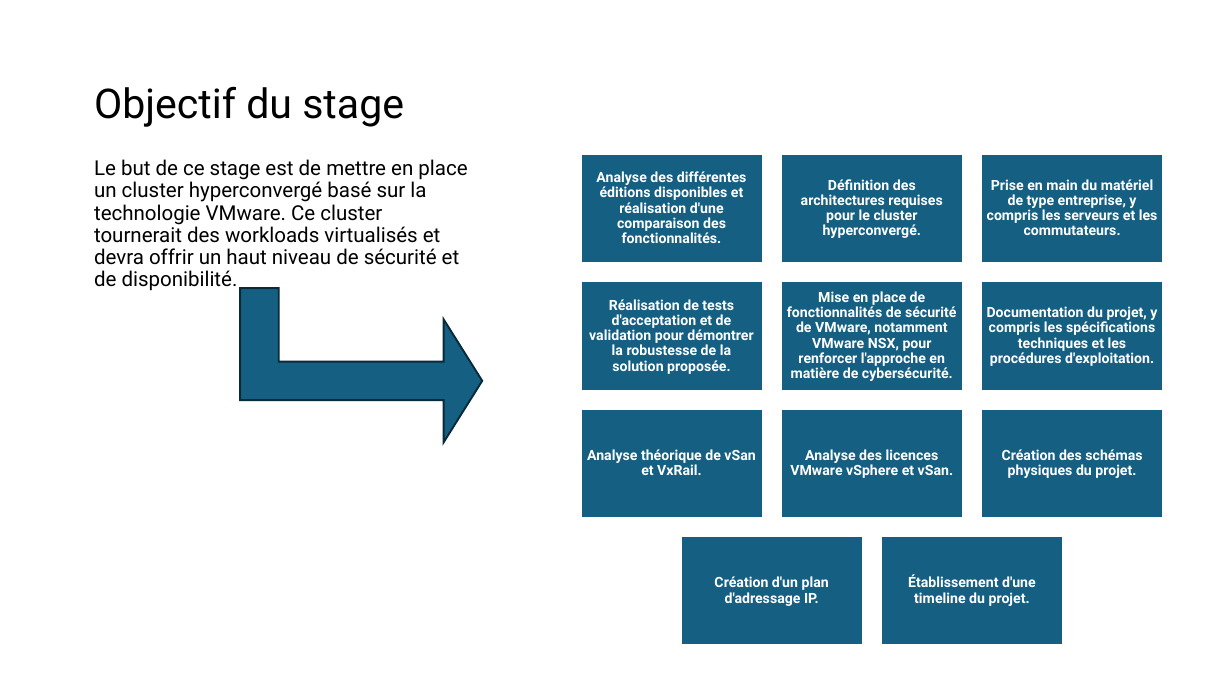
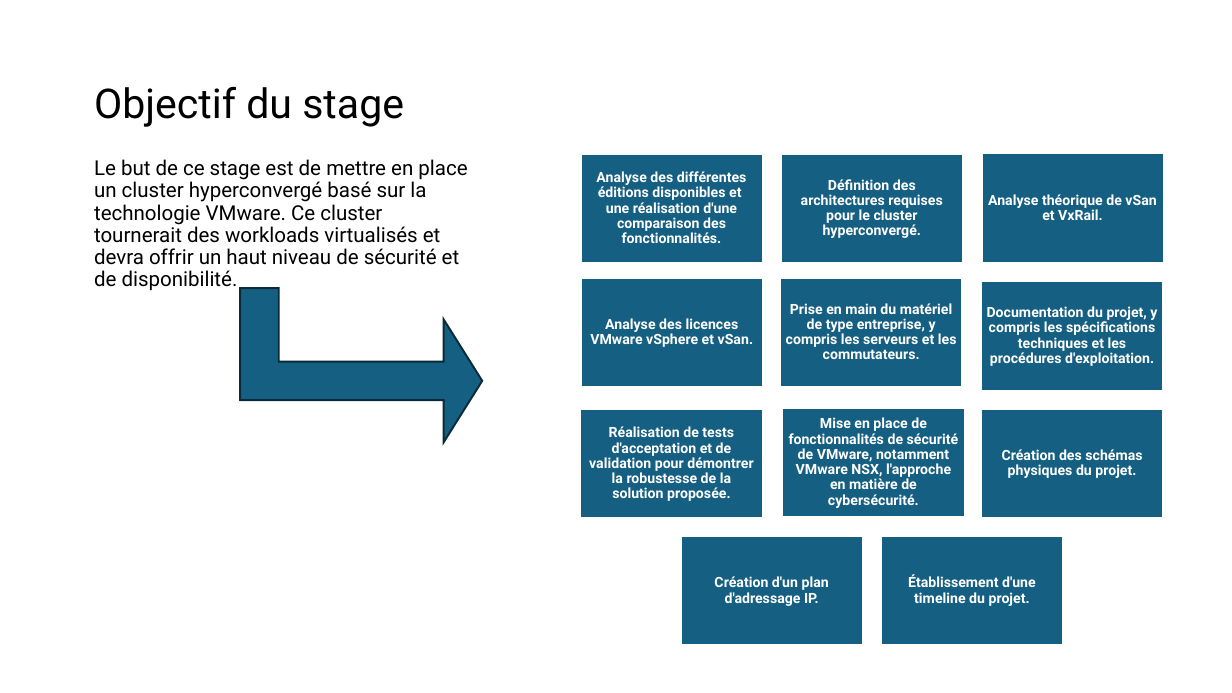
Before and after one commit to Vinc1347900/Stage_Henallux, a slide deck: slide 4 of TFE/DHAIMI_Vincent_PP_TFE.pptx. Drawn at 1232x693 pixels with LibreOffice and Linux fonts; fonts in the diff are those of the drawing. Boxes give left, top, right and bottom in pixels: in the first picture for what was removed or moved away, otherwise in the second. Text is boxed around its words. In the diff, an @@ line names an element or a change of style, - is before the commit and + after.

```diff
--- a/TFE/DHAIMI_Vincent_PP_TFE.pptx
+++ b/TFE/DHAIMI_Vincent_PP_TFE.pptx
@@ text at [596, 171, 747, 243]: text changed @@
-Analyse des différentes éditions disponibles et réalisation d'une comparaison des fonctionnalités.
+Analyse des différentes éditions disponibles et une réalisation d'une comparaison des fonctionnalités.
@@ text "Analyse théorique de vSan et ...": place and size @@
-text "Analyse théorique de vSan et ..." at [587, 449, 755, 475]
+text "Analyse théorique de vSan et ..." at [988, 194, 1156, 220]
@@ text "Analyse des licences VMware vSphere ...": place and size @@
-text "Analyse des licences VMware vSphere ..." at [790, 449, 953, 478]
+text "Analyse des licences VMware vSphere ..." at [590, 318, 753, 347]
@@ text "Prise en main du matériel ...": place and size @@
-text "Prise en main du matériel ..." at [987, 179, 1158, 235]
+text "Prise en main du matériel ..." at [786, 303, 957, 359]
@@ text "Réalisation de tests d'acceptation et ...": place and size @@
-text "Réalisation de tests d'acceptation et ..." at [589, 299, 753, 374]
+text "Réalisation de tests d'acceptation et ..." at [589, 426, 753, 501]
@@ text at [789, 417, 959, 508]: text changed @@
-Mise en place de fonctionnalités de sécurité de VMware, notamment VMware NSX, pour renforcer l'approche en matière de cybersécurité.
+Mise en place de fonctionnalités de sécurité de VMware, notamment VMware NSX, l'approche en matière de cybersécurité.
```
Also in this commit, not shown: 11 other slides changed, 4 other files.
